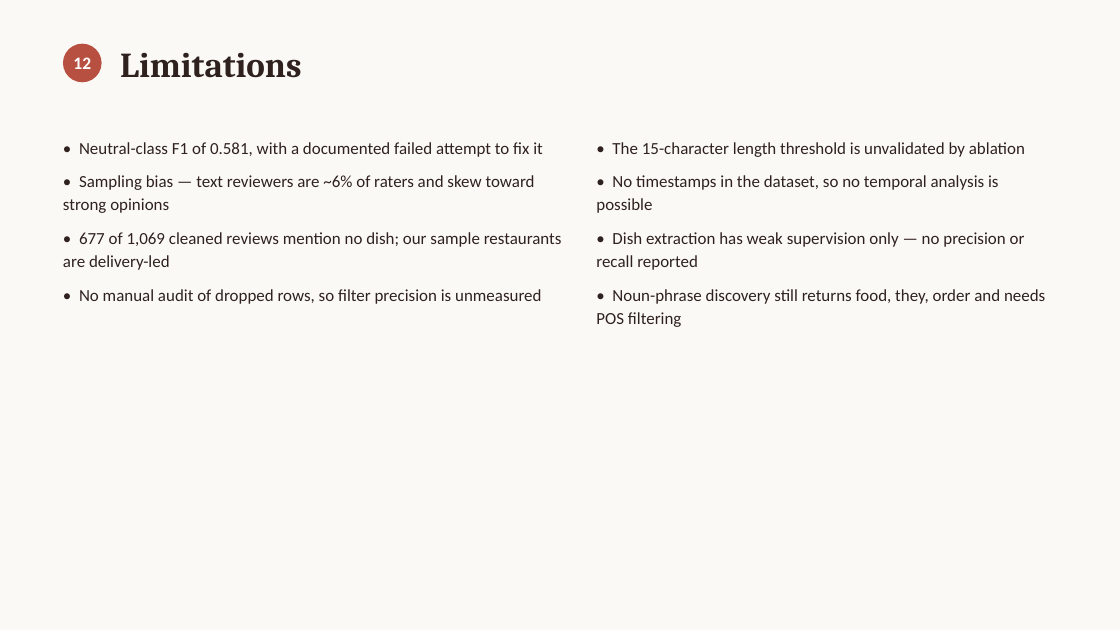
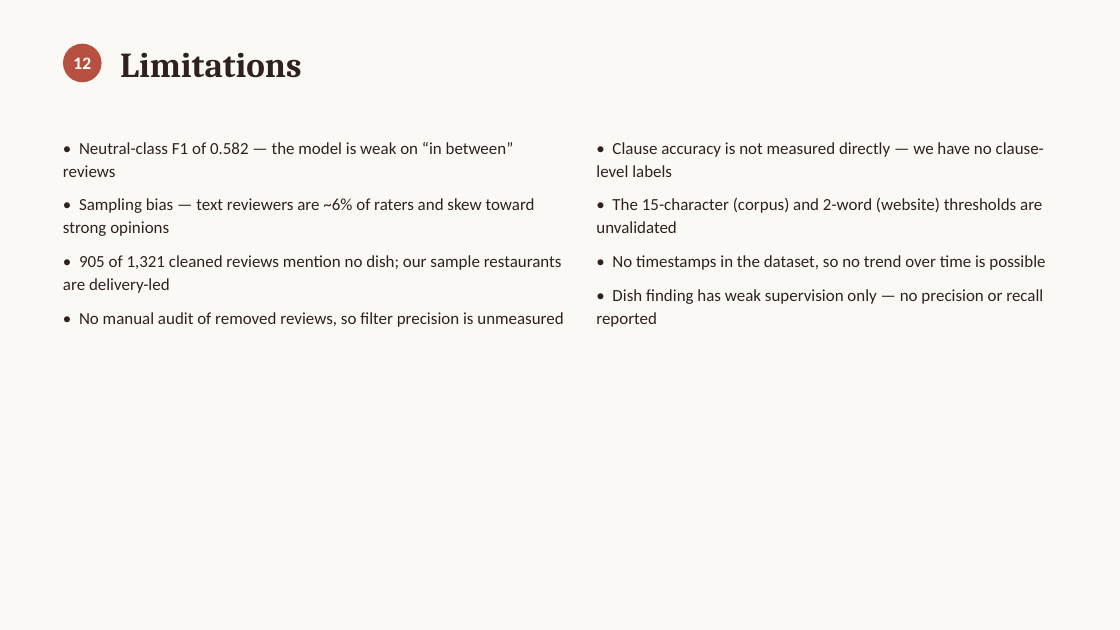
Before and after one commit to deesampan/nlp_project, a slide deck: slide 13 of output_project/reports/presentation.pptx (slide 14 before the commit). Drawn at 1120x630 pixels with LibreOffice and Linux fonts; fonts in the diff are those of the drawing. Boxes give left, top, right and bottom in pixels: in the first picture for what was removed or moved away, otherwise in the second. Text is boxed around its words. In the diff, an @@ line names an element or a change of style, - is before the commit and + after.

```diff
--- a/output_project/reports/presentation.pptx
+++ b/output_project/reports/presentation.pptx
@@ text at box(63, 142, 514, 177): text changed @@
-• Neutral-class F1 of 0.581, with a documented failed attempt to fix it
+• Neutral-class F1 of 0.582 — the model is weak on “in between” reviews
@@ text at box(596, 142, 1045, 327): text changed @@
-• The 15-character length threshold is unvalidated by ablation
-• No timestamps in the dataset, so no temporal analysis is possible
-• Dish extraction has weak supervision only — no precision or recall reported
-• Noun-phrase discovery still returns food, they, order and needs POS filtering
+• Clause accuracy is not measured directly — we have no clause-level labels
+• The 15-character (corpus) and 2-word (website) thresholds are unvalidated
+• No timestamps in the dataset, so no trend over time is possible
+• Dish finding has weak supervision only — no precision or recall reported
@@ text at box(63, 255, 563, 327): text changed @@
-• 677 of 1,069 cleaned reviews mention no dish; our sample restaurants are delivery-led
-• No manual audit of dropped rows, so filter precision is unmeasured
+• 905 of 1,321 cleaned reviews mention no dish; our sample restaurants are delivery-led
+• No manual audit of removed reviews, so filter precision is unmeasured
```
Also in this commit, not shown: 5 other slides changed, 5 slides added, 6 slides removed, 2 other files.
